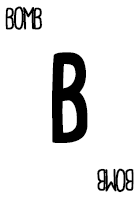
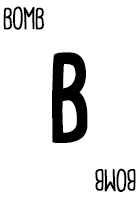
The second 140×200 image is a revision of the first. Changes to its layers:
renamed "bomb copy" to "bomb", painted on it over (x1=95, y1=168, x2=136, y2=193)
painted on "bomb" (2nd of 2) over (x1=3, y1=6, x2=45, y2=30)
